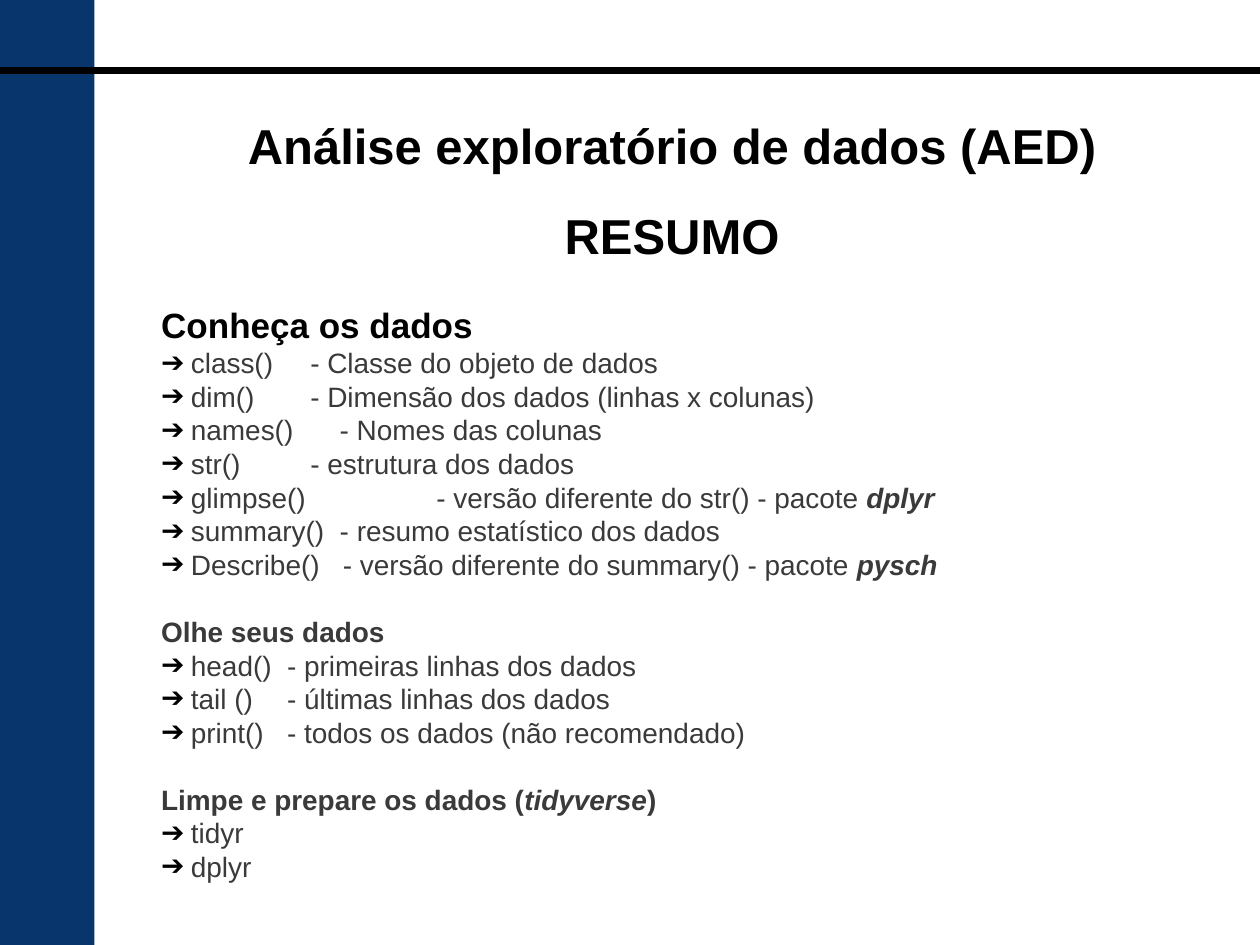
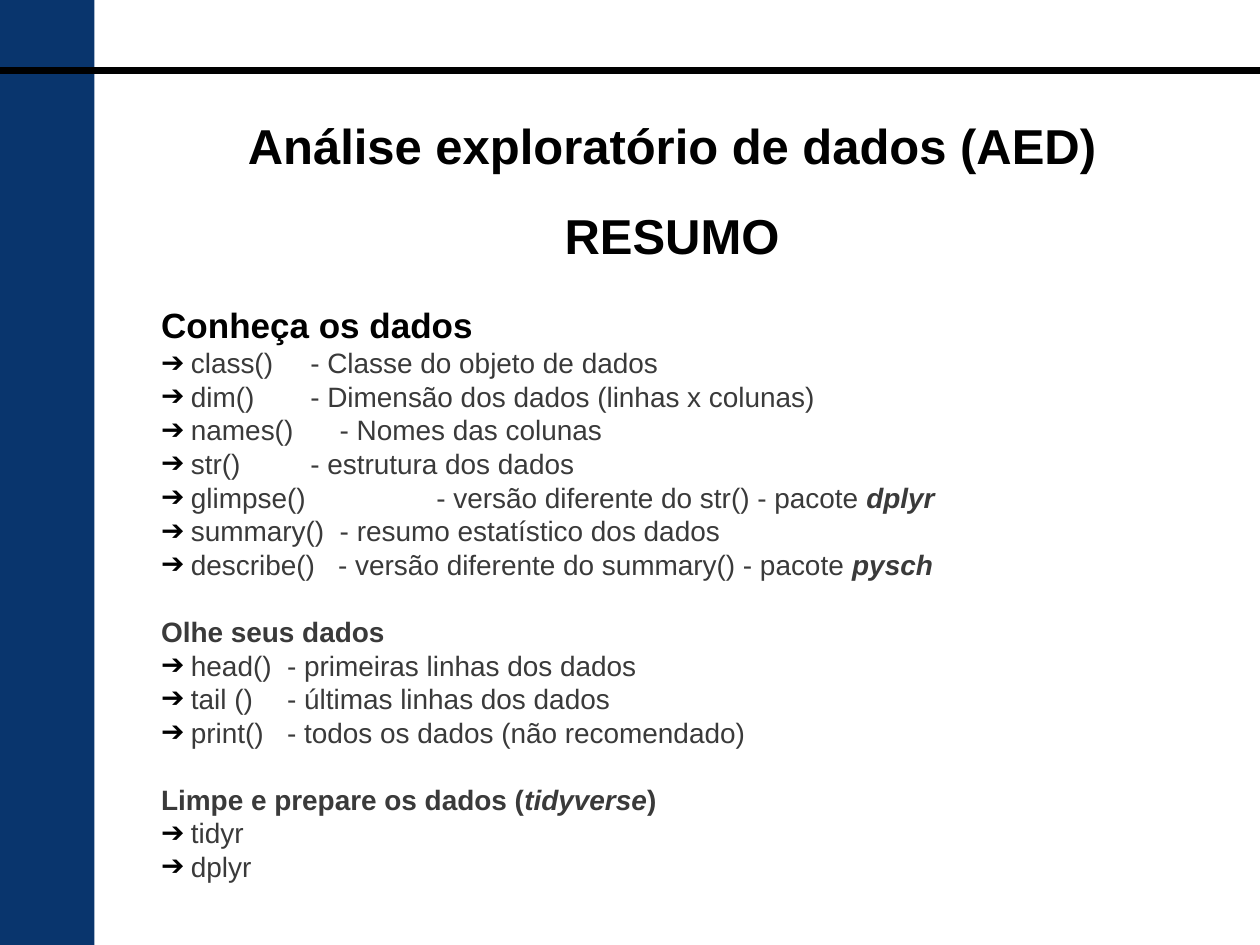
Before and after one commit to HumbertoSubiza/AED-I, a slide deck: slide 14 of 02 limpando dados.odp (slide 15 before the commit). Drawn at 1260x945 pixels with LibreOffice and Linux fonts; fonts in the diff are those of the drawing; background and template pictures are left out. Boxes give left, top, right and bottom in pixels: in the first picture for what was removed or moved away, otherwise in the second. Text is boxed around its words. In the diff, an @@ line names an element or a change of style, - is before the commit and + after.

```diff
--- a/02 limpando dados.odp
+++ b/02 limpando dados.odp
@@ text at (191,554,933,580): text changed @@
-➔ Describe() - versão diferente do summary() - pacote pysch
+➔ describe() - versão diferente do summary() - pacote pysch
```
Also in this commit, not shown: 2 other slides changed, 1 slide removed, 20 other files.
